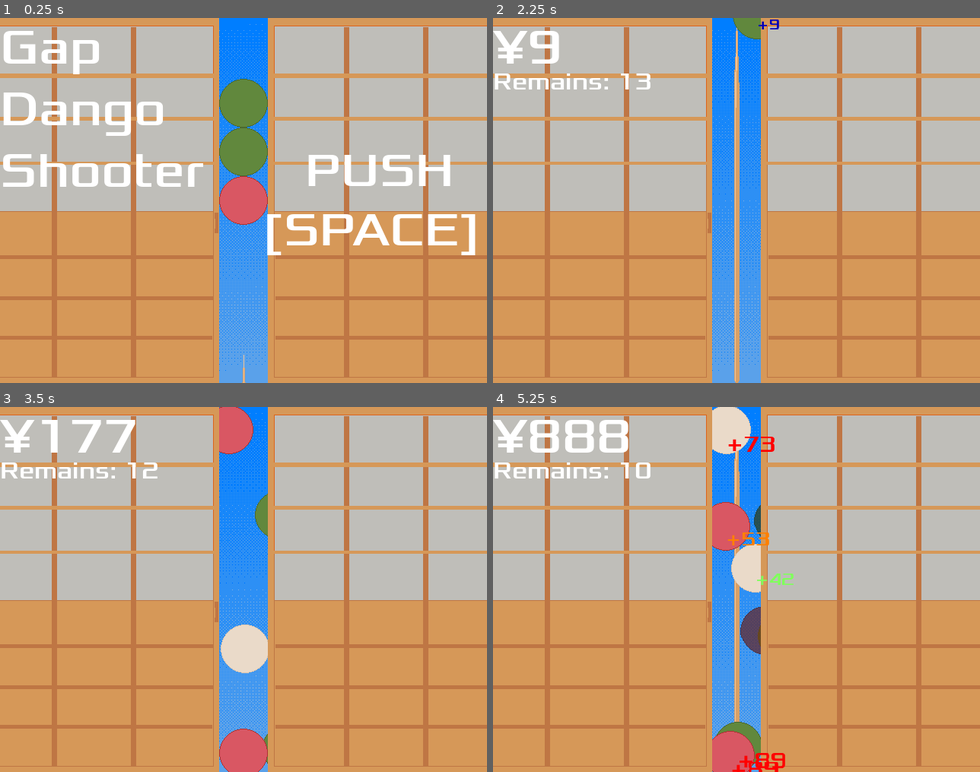
Above: before the commit, frames 1-4 (two rows, left to right).
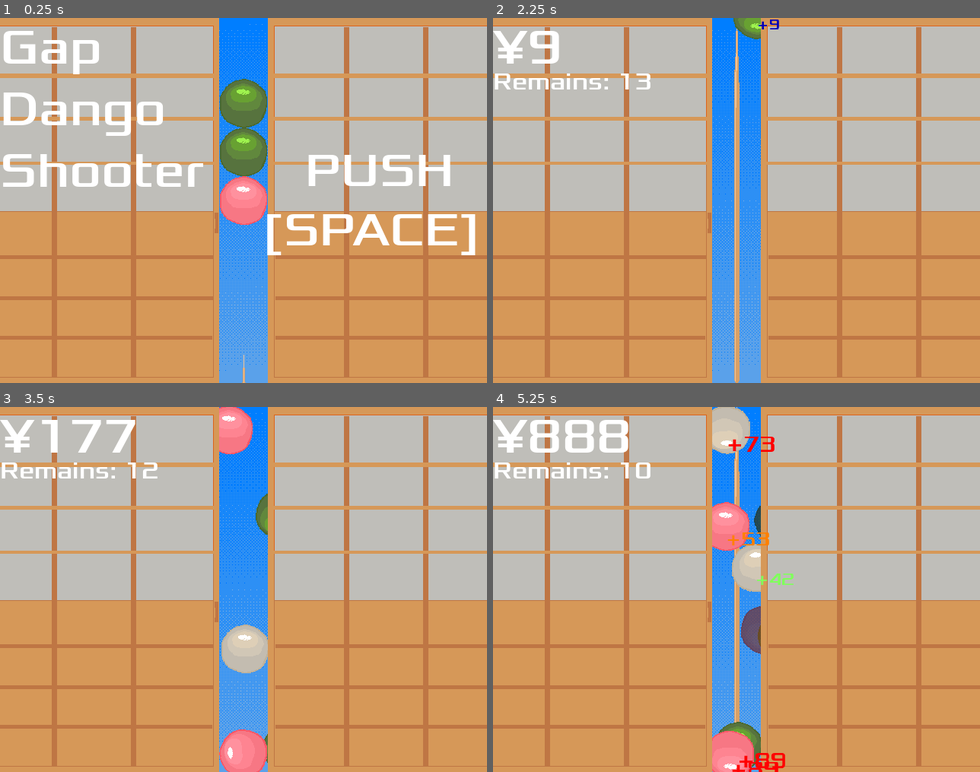
Above: after the commit, the same moments.

Repository: zundouz/ldjam54_odango
Game: Godot game, scene res://main.tscn
The game is run twice, just before and just after one commit, with the same random seed, the same clock (stepped at 60 frames per second) and the same inputs.
Inputs (mouse positions are in pixels of both pictures, inside the frame that each line leads up to):
- Up to frame 1 (0.25 s): no input
- Up to frame 2 (2.25 s): tap Space (space) at 0.5, 2, 2.1 s; move the mouse to (843, 182) at 0.52 s; hold Up (move_up) 0.53-1.28 s; tap Enter (enter) at 0.6 s; move the mouse to (639, 218) at 1.27 s; click (639, 218) at 1.35 s; move the mouse to (785, 120) at 2.02 s; hold Up (move_up) from 2.03 s (still down)
- Up to frame 3 (3.5 s): keep holding Up (move_up); move the mouse to (219, 662) at 2.77 s; tap W (w_key) at 2.85 s
- Up to frame 4 (5.25 s): move the mouse to (882, 644) at 3.52 s; release Up (move_up) at 3.53 s; tap Enter (enter) at 3.6 s; move the mouse to (590, 534) at 4.27 s; click (590, 534) at 4.35 s; move the mouse to (760, 589) at 5.02 s; tap Space (space) at 5.1 s

The runs differ from the first frame. In frame 1, 1.6% of the frame differs, in the area x 45-55%, y 16-57%; in frame 2, 0.1%; in frame 3, 2.7%; in frame 4, 3.0%, in the area x 45-55%, y 0-100%.

Commit message:
feat: 団子アニメーション追加

Diff:
--- a/odango.tscn
+++ b/odango.tscn
@@ -1,12 +1,15 @@
-[gd_scene load_steps=10 format=3 uid="uid://bfiw8j8dbch73"]
+[gd_scene load_steps=13 format=3 uid="uid://bfiw8j8dbch73"]
 
 [ext_resource type="Script" path="res://odango.gd" id="1_au4to"]
-[ext_resource type="Texture2D" uid="uid://c2qtvq1u784y8" path="res://textures/odango_pink.png" id="1_fqoq2"]
 [ext_resource type="PackedScene" uid="uid://d2l3r7k2i14wt" path="res://center_bonus_label.tscn" id="2_suawd"]
 [ext_resource type="Texture2D" uid="uid://dfe84jyy2fyh0" path="res://textures/odango_green.png" id="3_e7d40"]
 [ext_resource type="Texture2D" uid="uid://74vjdi0ml4k7" path="res://textures/odango_bonus.png" id="3_l0dy3"]
-[ext_resource type="Texture2D" uid="uid://crir87mfo48cx" path="res://textures/odango_white.png" id="4_laubq"]
 [ext_resource type="AudioStream" uid="uid://ctwu3wuh10hi7" path="res://sounds/se/swing.wav" id="5_2ngai"]
+[ext_resource type="Texture2D" uid="uid://dmt0cyklwi4" path="res://textures/odango_green2.png" id="5_b0exf"]
+[ext_resource type="Texture2D" uid="uid://b12m0385p2giq" path="res://textures/odango_red1.png" id="6_yhe7a"]
+[ext_resource type="Texture2D" uid="uid://ba00igdid68t5" path="res://textures/odango_red2.png" id="7_h1b33"]
+[ext_resource type="Texture2D" uid="uid://0flaclgf6rj8" path="res://textures/odango_white1.png" id="8_p6btg"]
+[ext_resource type="Texture2D" uid="uid://clv8e7o2ghxi5" path="res://textures/odango_white2.png" id="9_cnht0"]
 
 [sub_resource type="SpriteFrames" id="SpriteFrames_s00ll"]
 animations = [{
@@ -26,7 +29,7 @@
 "texture": ExtResource("3_e7d40")
 }, {
 "duration": 1.0,
-"texture": ExtResource("3_e7d40")
+"texture": ExtResource("5_b0exf")
 }],
 "loop": true,
 "name": &"green",
@@ -34,10 +37,10 @@
 }, {
 "frames": [{
 "duration": 1.0,
-"texture": ExtResource("1_fqoq2")
+"texture": ExtResource("6_yhe7a")
 }, {
 "duration": 1.0,
-"texture": ExtResource("1_fqoq2")
+"texture": ExtResource("7_h1b33")
 }],
 "loop": true,
 "name": &"red",
@@ -45,10 +48,10 @@
 }, {
 "frames": [{
 "duration": 1.0,
-"texture": ExtResource("4_laubq")
+"texture": ExtResource("8_p6btg")
 }, {
 "duration": 1.0,
-"texture": ExtResource("4_laubq")
+"texture": ExtResource("9_cnht0")
 }],
 "loop": true,
 "name": &"white",
@@ -65,7 +68,7 @@
 
 [node name="AnimatedSprite2D" type="AnimatedSprite2D" parent="."]
 sprite_frames = SubResource("SpriteFrames_s00ll")
-animation = &"red"
+animation = &"white"
 
 [node name="CollisionShape2D" type="CollisionShape2D" parent="."]
 shape = SubResource("CircleShape2D_qjb0r")
Binary file added: textures/odango_green.ase
Binary file changed: textures/odango_green.png
Binary file added: textures/odango_green1.png
Not shown, added: textures/odango_green1.png.import
Binary file added: textures/odango_green2.png
Not shown, added: textures/odango_green2.png.import
Binary file added: textures/odango_red.ase
Binary file added: textures/odango_red1.png
Not shown, added: textures/odango_red1.png.import
Binary file added: textures/odango_red2.png
Not shown, added: textures/odango_red2.png.import
Binary file added: textures/odango_white.ase
(and 4 more such lines)
